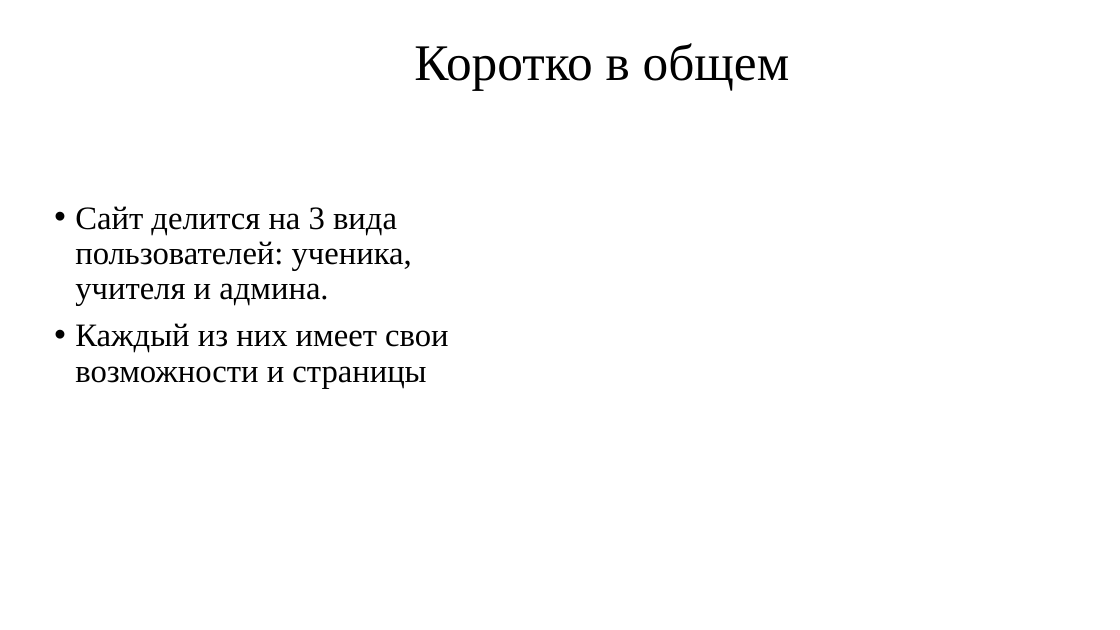
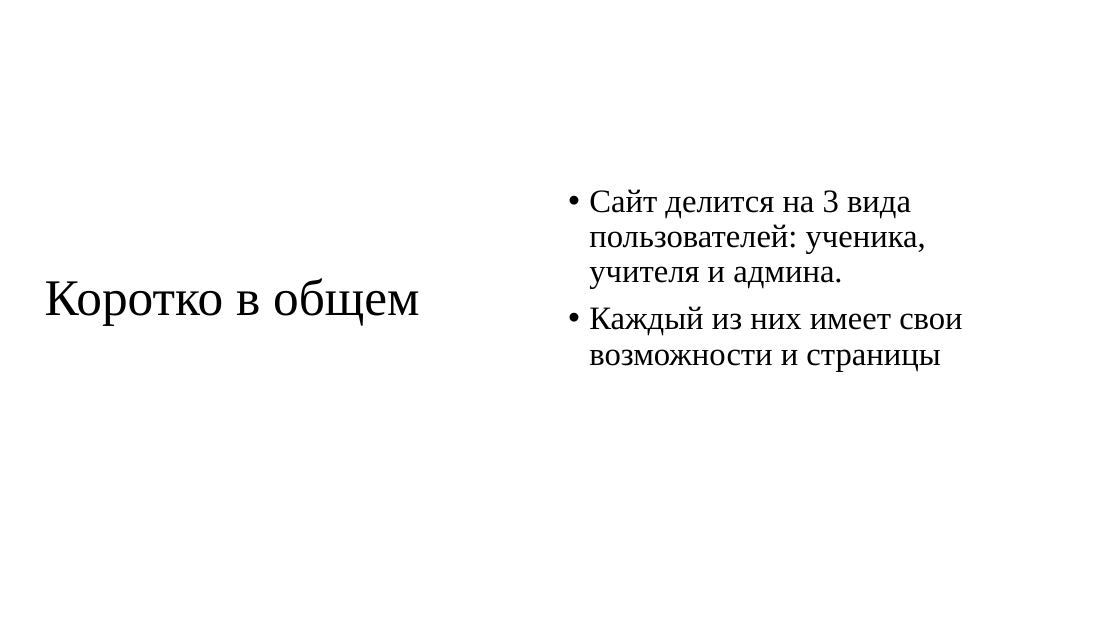
Before and after one commit to ClwnYeti/yandexwebdd, a slide deck: slide 2 of Сайт_Яндекс.pptx. Drawn at 1120x630 pixels with LibreOffice and Linux fonts; fonts in the diff are those of the drawing; background and template pictures are left out. Boxes give left, top, right and bottom in pixels: in the first picture for what was removed or moved away, otherwise in the second. Text is boxed around its words. In the diff, an @@ line names an element or a change of style, - is before the commit and + after.

```diff
--- a/Сайт_Яндекс.pptx
+++ b/Сайт_Яндекс.pptx
@@ text "Сайт делится на 3 вида ...": place and size @@
-text "Сайт делится на 3 вида ..." at (75, 206, 448, 388)
+text "Сайт делится на 3 вида ..." at (589, 189, 962, 371)
@@ title "Коротко в общем": place and size @@
-title "Коротко в общем" at (414, 43, 790, 90)
+title "Коротко в общем" at (45, 278, 420, 325)
```
Also in this commit, not shown: 3 other slides changed.
